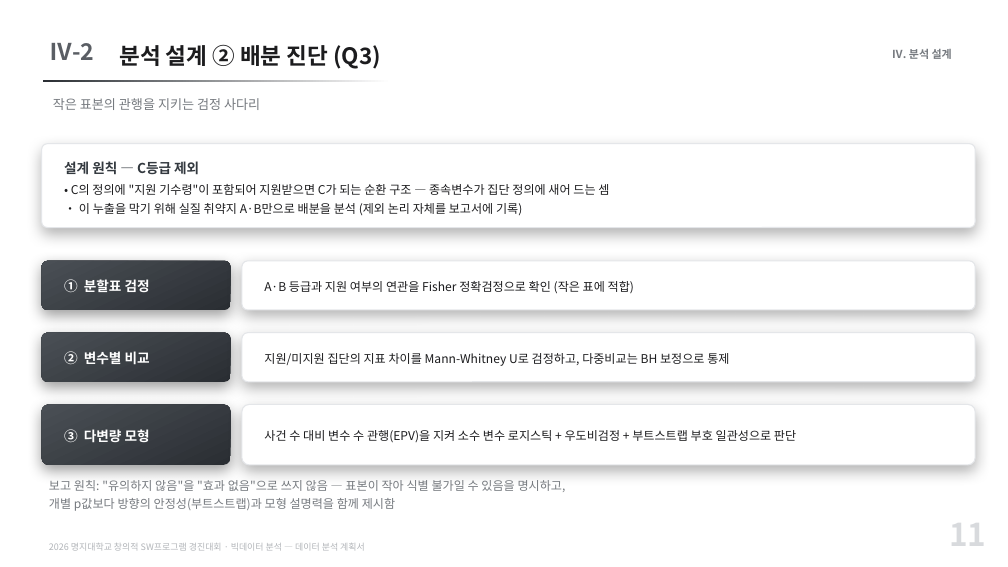
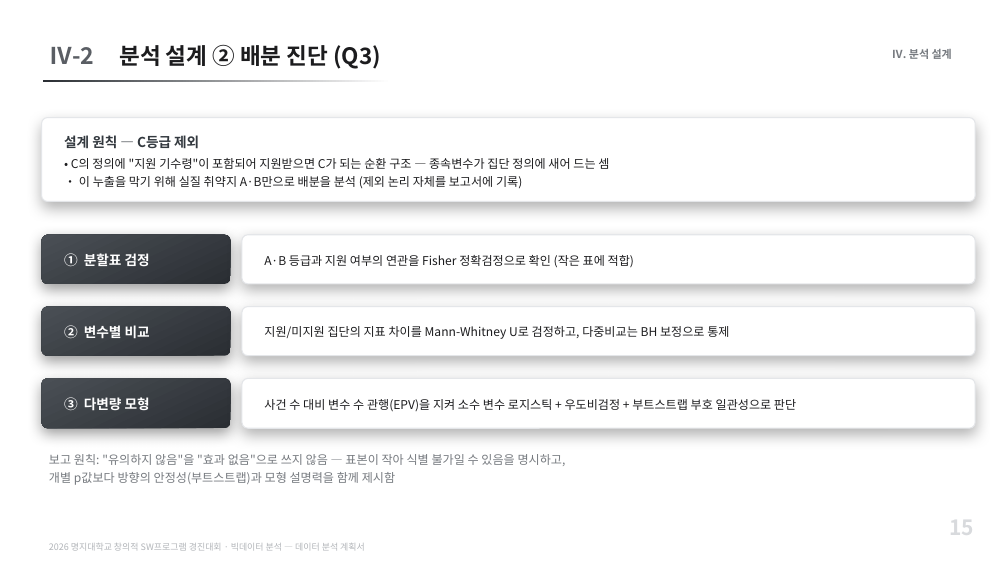
Before and after one commit to karvvan/maternity-care-policy-audit, a slide deck: slide 15 of 04_제출물/데이터분석_계획서.pptx (slide 11 before the commit). Drawn at 1008x567 pixels with LibreOffice and Linux fonts; fonts in the diff are those of the drawing. Boxes give left, top, right and bottom in pixels: in the first picture for what was removed or moved away, otherwise in the second. Text is boxed around its words. In the diff, an @@ line names an element or a change of style, - is before the commit and + after.

```diff
--- a/04_제출물/데이터분석_계획서.pptx
+++ b/04_제출물/데이터분석_계획서.pptx
@@ text "Ⅳ-2": place and size @@
-text "Ⅳ-2" at (49, 43, 94, 60)
+text "Ⅳ-2" at (49, 47, 94, 64)
@@ text removed at (53, 98, 260, 110) @@
-작은 표본의 관행을 지키는 검정 사다리
@@ 6 texts, 5 rounded rectangles: place and size @@
-6 texts, 5 rounded rectangles at (42, 144, 975, 511)
+6 texts, 5 rounded rectangles at (42, 117, 975, 485)
@@ rounded rectangle: place and size @@
-rounded rectangle at (42, 405, 231, 465)
+rounded rectangle at (42, 378, 231, 428)
@@ text "③ 다변량 모형": place and size @@
-text "③ 다변량 모형" at (64, 429, 150, 443)
+text "③ 다변량 모형" at (64, 397, 150, 411)
@@ rounded rectangle: place and size @@
-rounded rectangle at (242, 405, 975, 465)
+rounded rectangle at (242, 378, 975, 428)
@@ text "사건 수 대비 변수 수 ...": place and size @@
-text "사건 수 대비 변수 수 ..." at (264, 430, 796, 443)
+text "사건 수 대비 변수 수 ..." at (264, 399, 796, 412)
@@ text at (949, 511, 974, 541): text changed; size 30 to 20 pt @@
-11
+15
```
Also in this commit, not shown: 12 other slides changed, 4 slides added, 2 other files.
